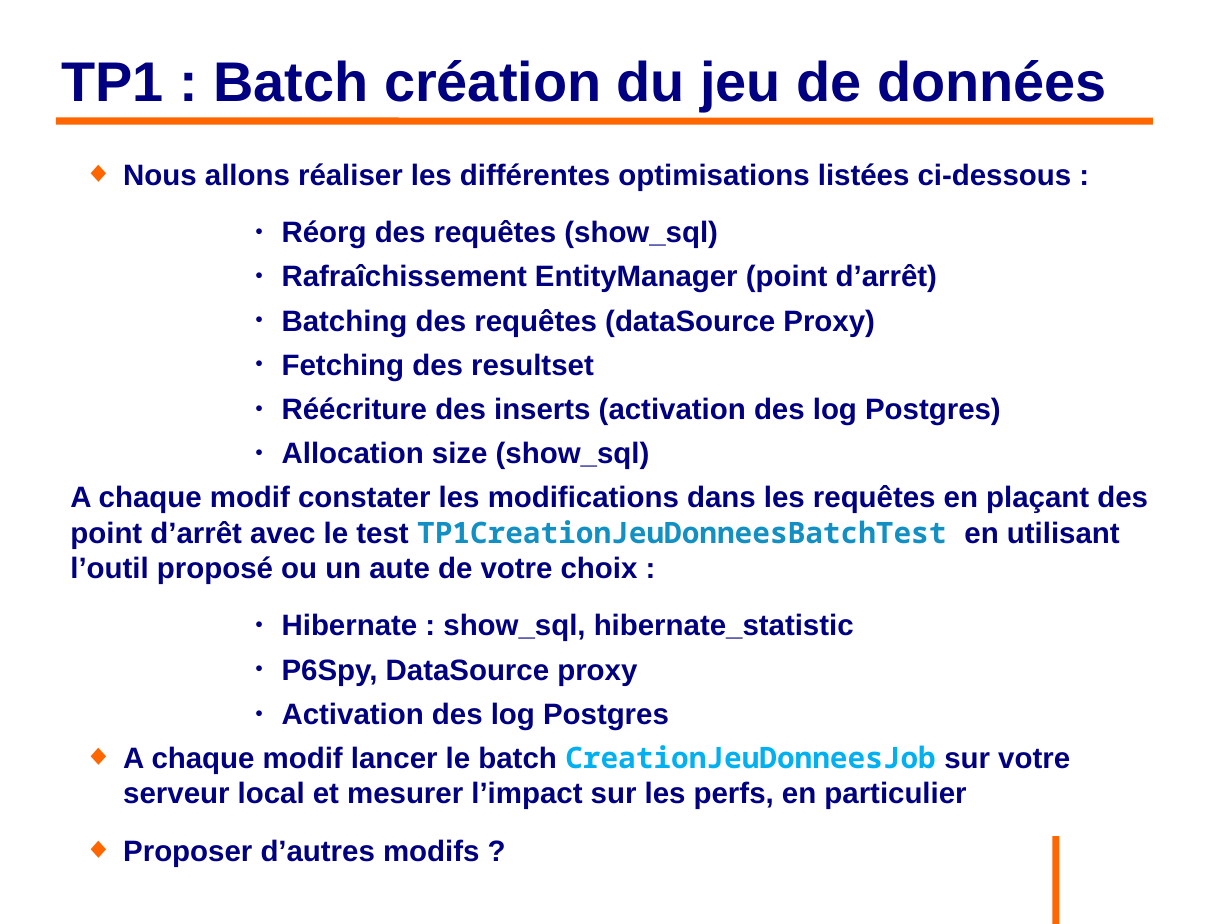
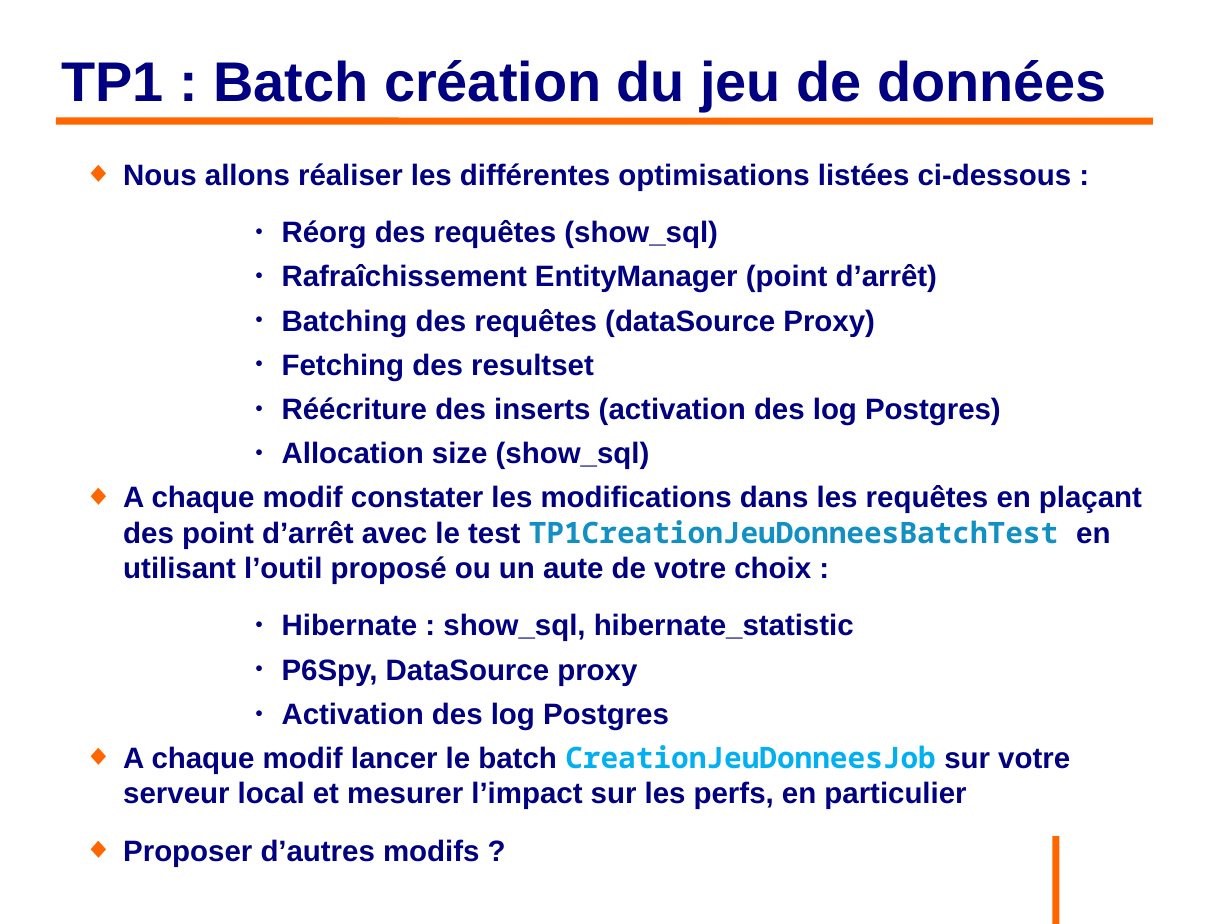
Before and after one commit to philphils/formation-hibernate-avancee, a slide deck: slide 30 of Documentation/diapo_formation_hibernate_avancee.odp. Drawn at 1232x924 pixels with LibreOffice and Linux fonts; fonts in the diff are those of the drawing; background and template pictures are left out. Boxes give left, top, right and bottom in pixels: in the first picture for what was removed or moved away, otherwise in the second. Text is boxed around its words. In the diff, an @@ line names an element or a change of style, - is before the commit and + after.

```diff
--- a/Documentation/diapo_formation_hibernate_avancee.odp
+++ b/Documentation/diapo_formation_hibernate_avancee.odp
@@ text at (123, 485, 1142, 584): bullet none to ◆ @@
```
Also in this commit, not shown: 5 other slides changed.
